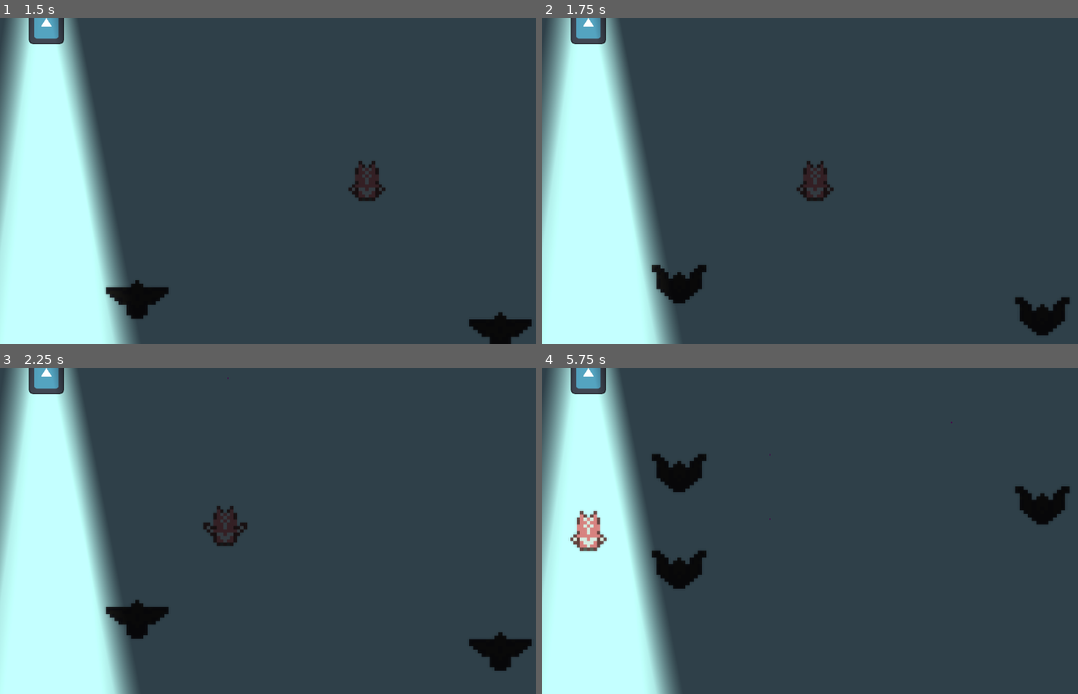
Above: before the commit, frames 1-4 (two rows, left to right).
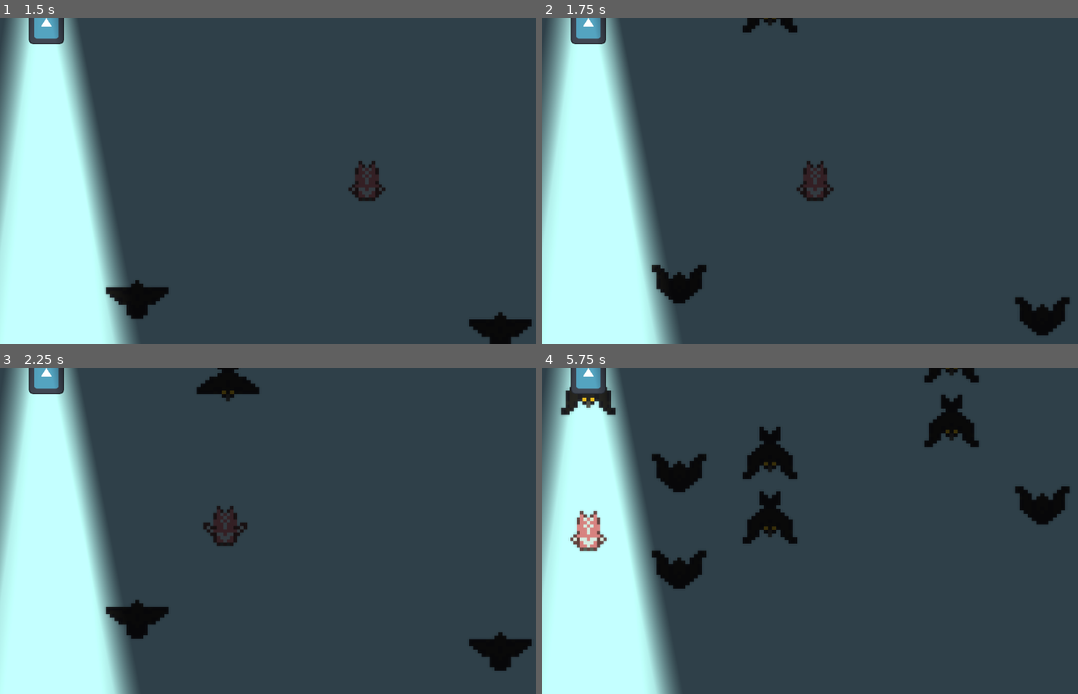
Above: after the commit, the same moments.

Repository: AuroraFreire/horizons-europa
Game: Godot game, scene res://world.tscn
The game is run twice, just before and just after one commit, with the same random seed, the same clock (stepped at 60 frames per second) and the same inputs. The engine's default icon, where the game draws it, is replaced by a stand-in: a white triangle on a blue panel in a dark square.
Inputs:
- Up to frame 1 (1.5 s): hold D (right) 0.53-1.28 s; hold A (left) from 1.28 s (still down)
- Up to frame 2 (1.75 s): keep holding A (left)
- Up to frame 3 (2.25 s): release A (left) at 2.03 s; hold D (right) from 2.03 s (still down)
- Up to frame 4 (5.75 s): release D (right) at 3.53 s; hold A (left) from 3.53 s (still down)

Frame 1 is identical in both runs. In frame 2, 0.2% of the frame differs, in the area x 37-48%, y 0-5%; in frame 3, 0.6%; in frame 4, 3.2%, in the area x 3-82%, y 0-54%.

Commit message:
add down texture for raven

Diff:
--- a/small_bird.tscn
+++ b/small_bird.tscn
@@ -1,17 +1,16 @@
 [gd_scene format=3 uid="uid://g8rnhvtwqv1o"]
 
 [ext_resource type="Script" uid="uid://clhswwnkpprpk" path="res://enemy.gd" id="1_fha4i"]
+[ext_resource type="Texture2D" uid="uid://cu8pt5y4j6d04" path="res://raven_down.png" id="2_mju07"]
 [ext_resource type="Script" uid="uid://dh4fvvxesmoxk" path="res://animated_sprite.gd" id="3_mju07"]
 [ext_resource type="Texture2D" uid="uid://b4xurbhd6irw" path="res://raven.png" id="3_sln0o"]
-
-[sub_resource type="PlaceholderTexture2D" id="PlaceholderTexture2D_fbqhx"]
 
 [sub_resource type="RectangleShape2D" id="RectangleShape2D_4gyqm"]
 size = Vector2(32, 26)
 
 [node name="Enemy" type="Node2D" unique_id=835823096]
 script = ExtResource("1_fha4i")
-down_texture = SubResource("PlaceholderTexture2D_fbqhx")
+down_texture = ExtResource("2_mju07")
 
 [node name="Area2D" type="Area2D" parent="." unique_id=97134243]
 collision_layer = 2
--- a/world.tscn
+++ b/world.tscn
@@ -7,7 +7,7 @@
 
 [node name="World" type="Node2D" unique_id=906349818]
 
-[node name="ColorRect" type="ColorRect" parent="." unique_id=1256140640]
+[node name="Sky" type="ColorRect" parent="." unique_id=1256140640]
 offset_left = -300.0
 offset_top = -175.0
 offset_right = 325.0
Binary file added: raven_down.png
Not shown, added: raven_down.png.import
